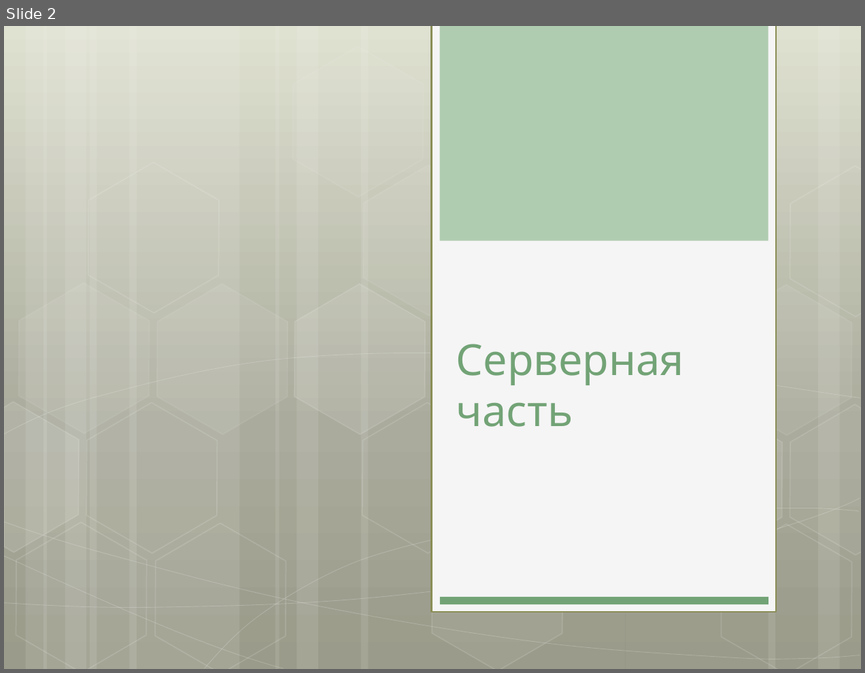
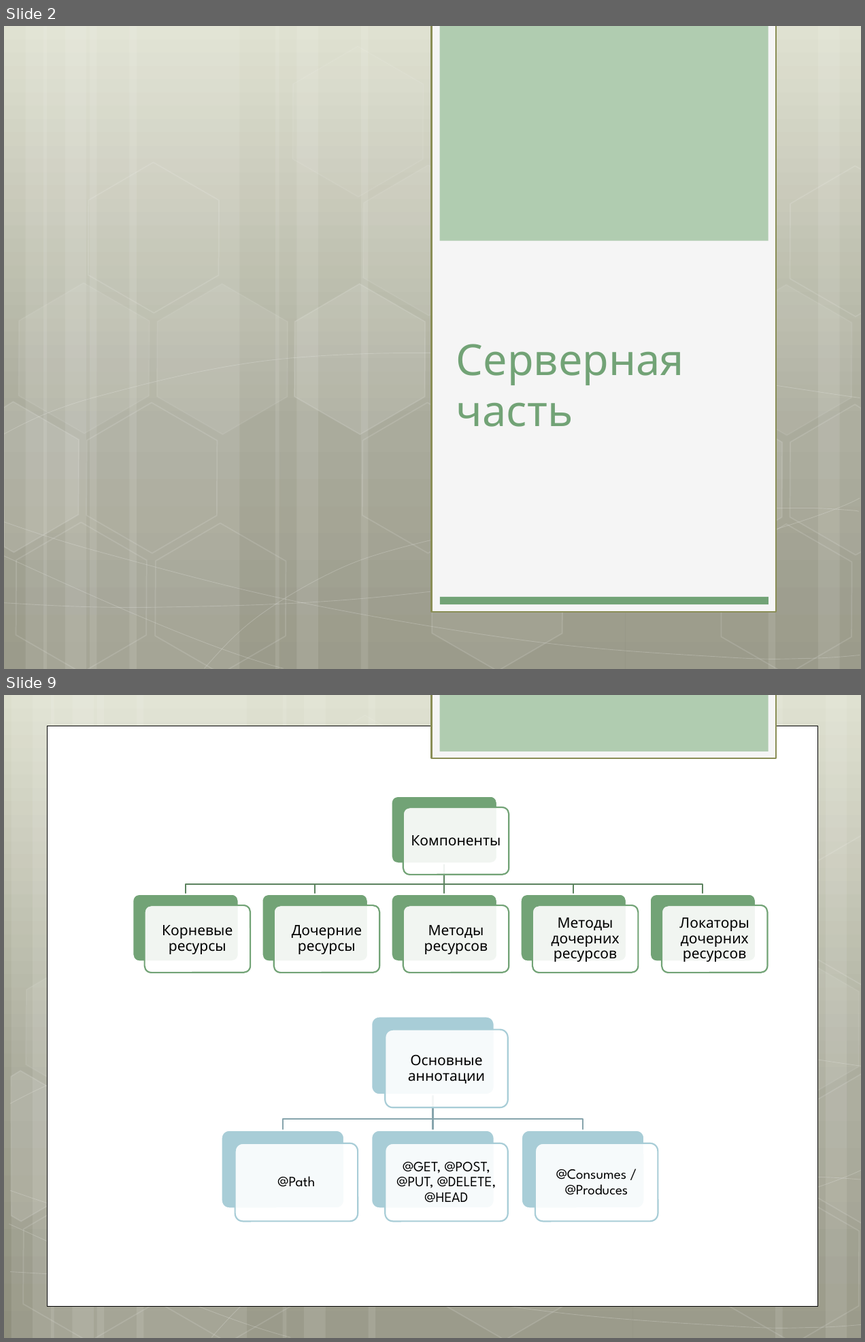
Before and after one commit to julypand/-, a slide deck: presentation.pptx. Shown one above the other, each under a label of ours: slide 2 before the commit, slides 2 and 9 after it; the slides between them are not shown. The pictures are 865x673 and 865x1342 pixels, drawn with LibreOffice and Linux fonts; fonts in the diff are those of the drawing. Boxes give left, top, right and bottom in pixels: in the first picture for what was removed or moved away, otherwise in the second. Text is boxed around its words. In the diff, an @@ line names an element or a change of style, - is before the commit and + after.

```diff
--- a/presentation.pptx
+++ b/presentation.pptx
@@ slide 9 added at (4, 695, 861, 1338), background gradient #DDDFCC to #A2A391 to #8F917E @@
@@ rectangle added at (432, 695, 776, 758), fill #F5F5F5, outline #8A8E56 1.25 pt @@
@@ rectangle added at (439, 695, 768, 751), fill #B0CCB0 @@
@@ rectangle added at (47, 726, 818, 1305), fill #FFFFFF, outline #000000 0.5 pt @@
@@ group added at (4, 695, 861, 1338): 12 rectangles, 8 freeform shapes, 8 hexagons @@
@@ group added at (133, 796, 766, 972): 12 rounded rectangles, 6 texts, 5 freeform shapes @@
+Компоненты
+Корневые ресурсы
+Дочерние ресурсы
+Методы ресурсов
+Методы дочерних ресурсов
+Локаторы дочерних ресурсов
@@ group added at (222, 1016, 657, 1221): 8 rounded rectangles, 4 texts, 3 freeform shapes @@
+Основные аннотации
+@Path
+@GET, @POST, @PUT, @DELETE, @HEAD
+@Consumes / @Produces
```
Also in this commit, not shown: 5 slides changed, 5 other slides added.
